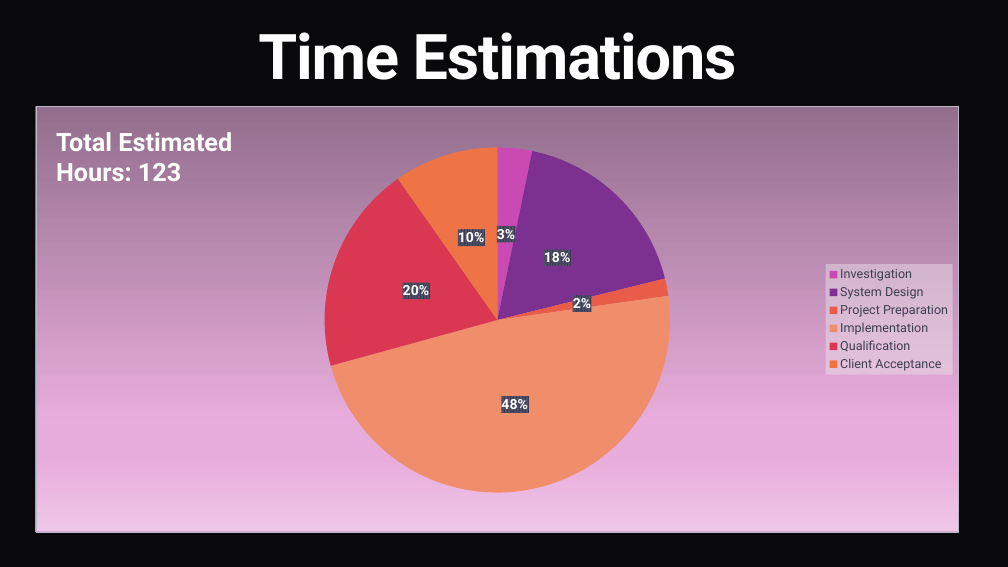
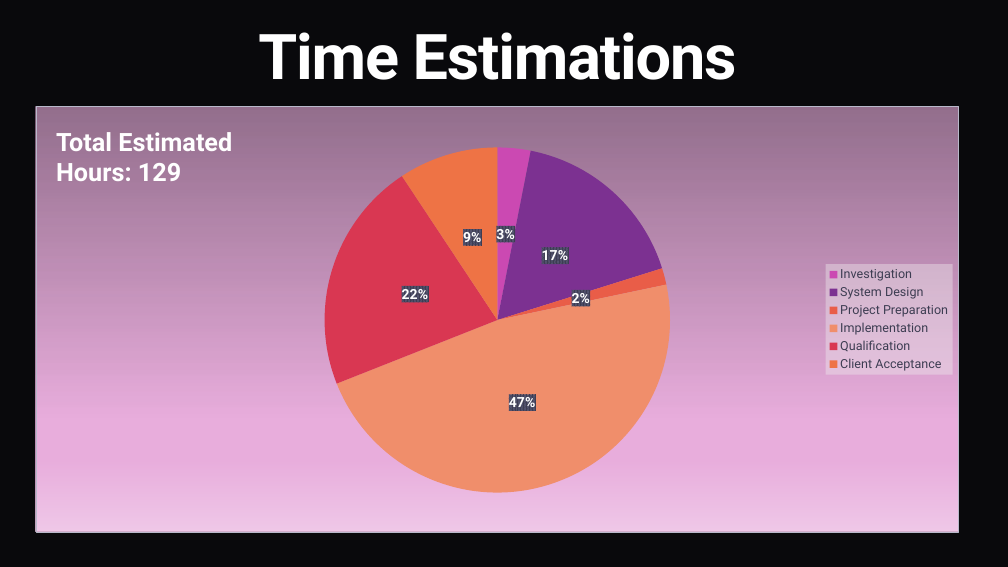
Before and after one commit to g2yoanivanov/ict-strypes-internship, a slide deck: slide 4 of 02_wbs_task/Internal_Task_Management_System.pptx. Drawn at 1008x567 pixels with LibreOffice and Linux fonts; fonts in the diff are those of the drawing. Boxes give left, top, right and bottom in pixels: in the first picture for what was removed or moved away, otherwise in the second. Text is boxed around its words. In the diff, an @@ line names an element or a change of style, - is before the commit and + after.

Commit message:
[WBS Task] Frontend Tasks Detail & Estimations rework

```diff
--- a/02_wbs_task/Internal_Task_Management_System.pptx
+++ b/02_wbs_task/Internal_Task_Management_System.pptx
@@ pie chart at (36,107,960,532) @@
-Series 1: 3, 18, 2, 48, 20, 10
+Series 1: 3, 17, 2, 47, 22, 9
@@ text at (56,132,232,181): text changed @@
-Total Estimated Hours: 123
+Total Estimated Hours: 129
```
Also in this commit, not shown: 1 other slide changed, 3 other files.
